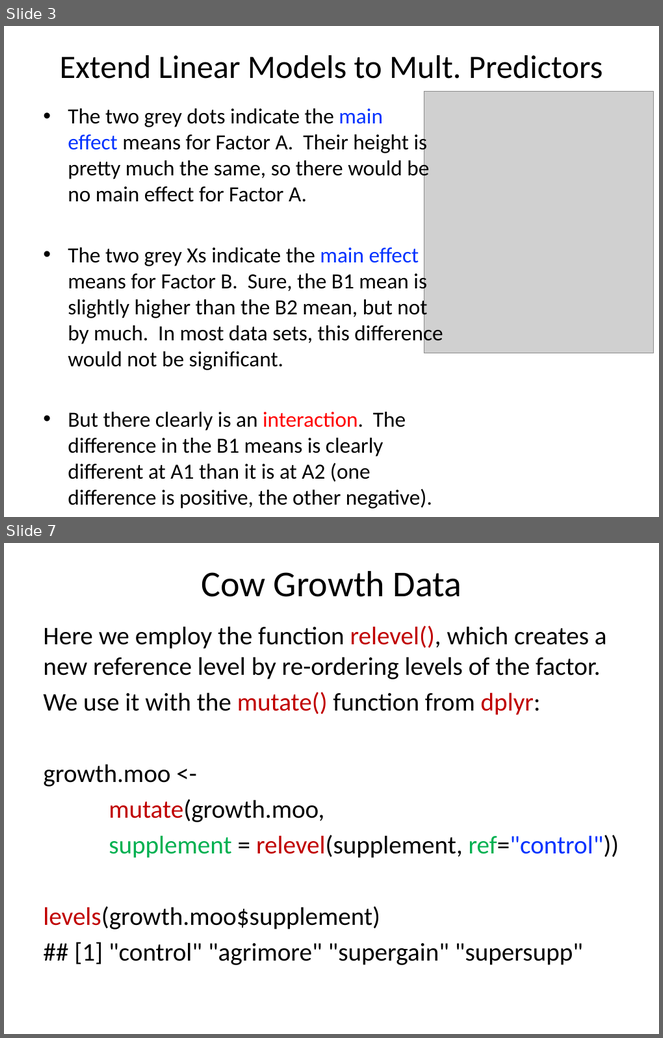
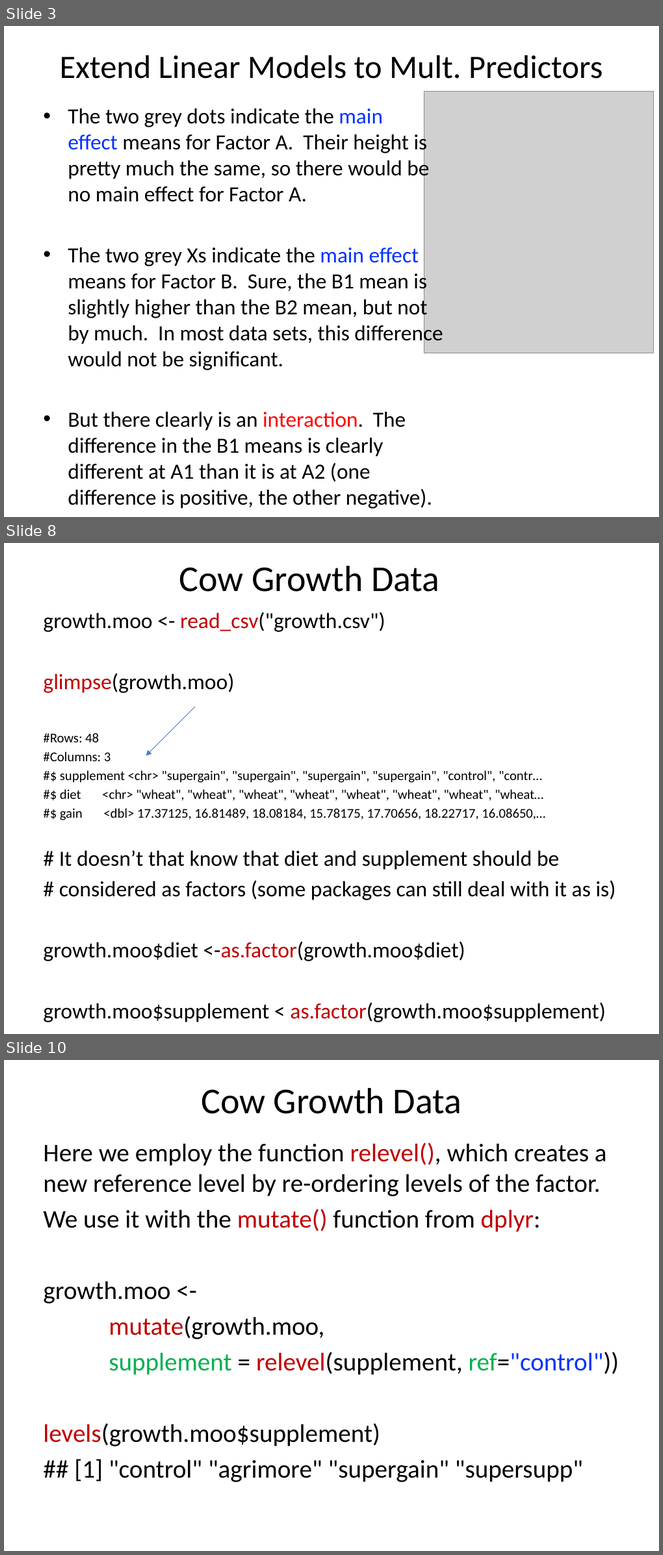
Before and after one commit to cmgienger/6-2WayANOVA, a slide deck: 6-2Way_ANOVA.pptx. Shown one above the other, each under a label of ours: slides 3 and 7 before the commit, slides 3, 8 and 10 after it; the slides between them are not shown. The pictures are 663x1038 and 663x1555 pixels, drawn with LibreOffice and Linux fonts; fonts in the diff are those of the drawing; grey boxes stand for pictures. Boxes give left, top, right and bottom in pixels: in the first picture for what was removed or moved away, otherwise in the second. Text is boxed around its words. In the diff, an @@ line names an element or a change of style, - is before the commit and + after.

```diff
--- a/6-2Way_ANOVA.pptx
+++ b/6-2Way_ANOVA.pptx
@@ slide 8 added at (4,543,659,1034), background #FFFFFF @@
@@ title added at (180,566,440,592), 40 pt, text #000000 @@
+Cow Growth Data
@@ text added at (43,612,616,1023), 24.1 pt, text #000000 @@
+growth.moo <- read_csv("growth.csv")
+glimpse(growth.moo)
+#Rows: 48
+#Columns: 3
+#$ supplement <chr> "supergain", "supergain", "supergain", "supergain", "control", "contr…
+#$ diet <chr> "wheat", "wheat", "wheat", "wheat", "wheat", "wheat", "wheat", "wheat…
+#$ gain <dbl> 17.37125, 16.81489, 18.08184, 15.78175, 17.70656, 18.22717, 16.08650,…
+# It doesn’t that know that diet and supplement should be
+# considered as factors (some packages can still deal with it as is)
+growth.moo$diet <-as.factor(growth.moo$diet)
+growth.moo$supplement < as.factor(growth.moo$supplement)
@@ arrow added from (195, 707) to (146, 756), #4B7EBC 0.75 pt @@
@@ what was slide 7 is now slide 10 @@
```
Also in this commit, not shown: 7 slides changed, 3 other slides added, 2 other files.
